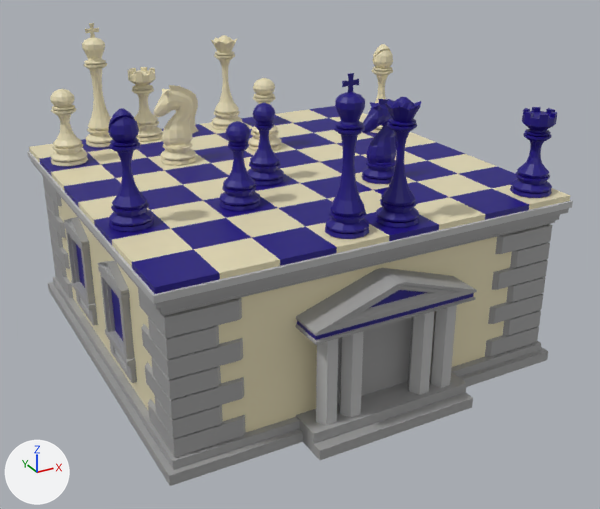
Two versions of the Blender file Blender Models/Law and Politics/Chess.blend, one commit apart.
One viewpoint serves both versions: a camera (50 mm lens) standing at (-3.65, -7.12, 3.11) and looking at (0.08, -0.34, -0.28). Every picture has the same lights, and +X, +Y and +Z are marked at lower left.

In view in the first picture: 'BB', 'BK', 'BN', 'BP', 'BP.001', 'BQ', 'BR', 'Cylinder', 'WB', 'WK', 'WN', 'WP', 'WP.001', 'WQ', 'WR', 'base', 'corners', 'door', 'roof', 'window'.
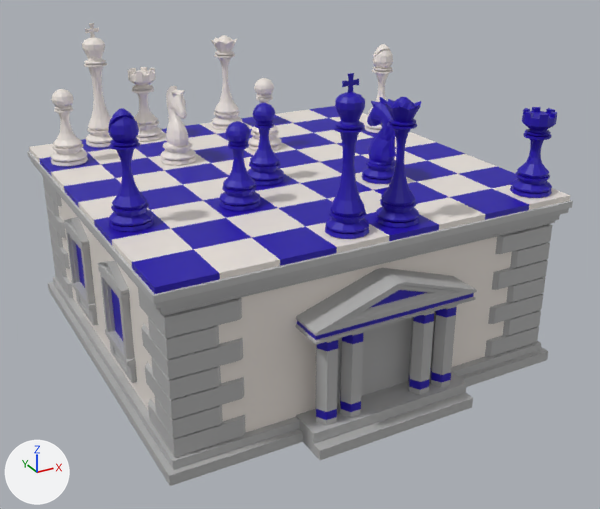
Pixel boxes [x1, y1, x2, y2] of what changed, in the pictures (600 x 509 px):
'roof', recoloured
    both: [27, 106, 572, 316]
'base', recoloured
    both: [48, 198, 548, 486]
'corners', recoloured
    both: [43, 179, 551, 457]
'door', recoloured
    both: [296, 268, 477, 460]
'Cylinder', recoloured (grey to blue)
    both: [316, 305, 457, 426]
'window', recoloured
    both: [64, 217, 137, 383]
'BK', recoloured
    both: [325, 73, 369, 239]
'BB', recoloured
    both: [108, 108, 154, 231]
'BQ', recoloured
    both: [376, 97, 421, 227]
'WN', recoloured, turned (beige to white)
    before: [154, 85, 198, 165]
    after: [160, 86, 197, 165]
'BR', recoloured
    both: [510, 107, 557, 198]
'BP', recoloured
    both: [219, 121, 261, 211]
'BN', recoloured, turned
    before: [362, 99, 397, 184]
    after: [362, 97, 396, 184]
'WK', recoloured (beige to grey)
    both: [82, 23, 113, 147]
'WP', recoloured (beige to white)
    both: [50, 89, 88, 166]
'BP.001', recoloured
    both: [247, 103, 284, 185]
'WR', recoloured (beige to grey)
    both: [128, 67, 163, 141]
'WQ', recoloured (beige to white)
    both: [211, 35, 242, 130]
'WP.001', recoloured (beige to white)
    both: [248, 78, 282, 151]
'WB', recoloured (beige to grey)
    both: [365, 44, 393, 133]
part 1 of me_cylinder_001, added
    after: [316, 305, 457, 426]

The change, as a list of edits to the scene's bpy script:
```text
Change mat_1_primary:
    mat_1_primary.base_color: (0.8, 0.724, 0.477) -> (0.855, 0.794, 0.739)  # beige #e7ddb8 -> white #eee6df
Change mat_2_secondary:
    mat_2_secondary.base_color: (0.00829, 0.0, 0.211) -> (0.0133, 0.0, 0.41)  # blue #16007f -> blue #1e00ac
Change me_cylinder_001:
    used by ob_cylinder; location = (0.6, -2.048, -0.626); rotation_euler = (0.0, 0.0, 1.571), in degrees (0, 0, 90); scale = (0.1, 0.1, 0.501)
    remove me_cylinder_001.from_pydata(...)  # 12 vertices, 6 faces; spans x -0.87..0.87, y -1.0..1.0, z -1.0..1.0
    remove me_cylinder_001.materials.append(mat_stone_light)  # grey #bbbbbb
    add me_cylinder_001.from_pydata(...)  # 36 vertices, 30 faces; spans x -0.87..0.87, y -1.0..1.0, z -1.0..1.0
    me_cylinder_001 part 1: 24 vertices added at x -0.87..0.87, y -1.0..1.0, z -0.64..0.84
    add me_cylinder_001.materials.append(mat_stone_dark)  # grey #9f9f9f
    add me_cylinder_001.materials.append(mat_2_secondary)  # blue #1e00ac
Change ob_bn:
    ob_bn.rotation_euler: (0.0, 0.0, 0.0) -> (0.0, 0.0, -1.571)  # degrees (0, 0, 0) -> degrees (0, 0, -90)
Change ob_wn:
    ob_wn.rotation_euler: (0.0, 0.0, 0.0) -> (0.0, 0.0, 1.571)  # degrees (0, 0, 0) -> degrees (0, 0, 90)
```
